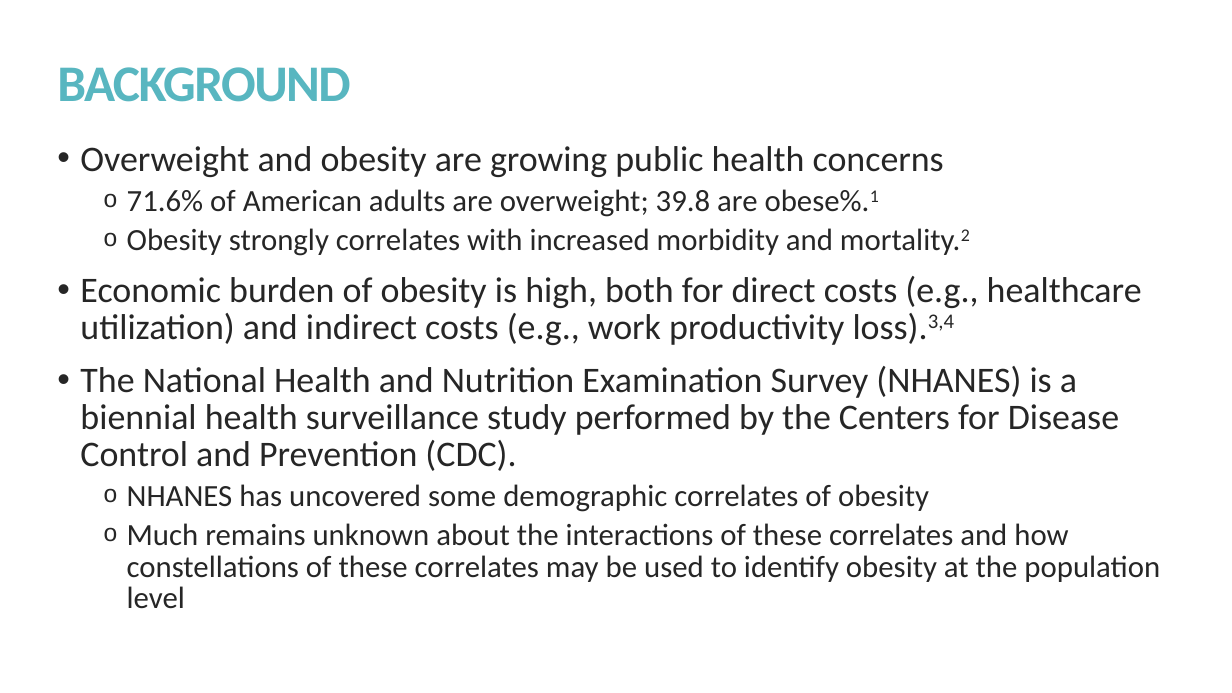
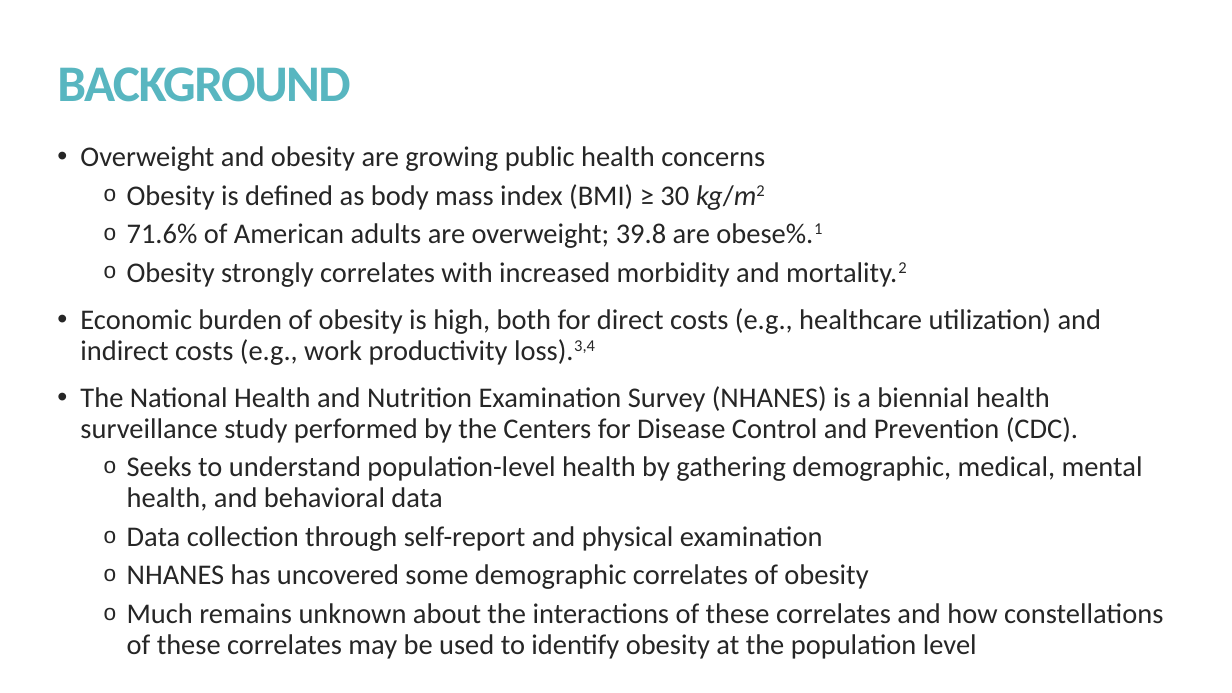
Before and after one commit to kmprioliPROF/CSC_8515_Final_Project, a slide deck: slide 2 of presentation/Prioli_presentation.pptx. Drawn at 1232x693 pixels with LibreOffice and Linux fonts; fonts in the diff are those of the drawing. Boxes give left, top, right and bottom in pixels: in the first picture for what was removed or moved away, otherwise in the second. Text is boxed around its words. In the diff, an @@ line names an element or a change of style, - is before the commit and + after.

```diff
--- a/presentation/Prioli_presentation.pptx
+++ b/presentation/Prioli_presentation.pptx
@@ text at [80, 146, 1163, 659]: size 28 to 22.2 pt in "Overweight and obesity are growing public health ...", "Economic burden of obesity is high, both ...", "The National Health and Nutrition Examination Survey ..."; size 24 to 22.2 pt in "71.6% of American adults are overweight; 39.8 ...", "Obesity strongly correlates with increased morbidity and ...", "NHANES has uncovered some demographic correlates of ...", "Much remains unknown about the interactions of ..."; line spacing 0.85 to 0.9 @@
@@ text at [127, 184, 756, 210]: paragraph added @@
+  o Obesity is defined as body mass index (BMI) ≥ 30 kg/m2
@@ text at [127, 456, 1143, 551]: paragraphs added @@
+  o Seeks to understand population-level health by gathering demographic, medical, mental health, and behavioral data
+  o Data collection through self-report and physical examination
```
Also in this commit, not shown: 2 other slides changed, 11 slides added, 16 slides removed.
